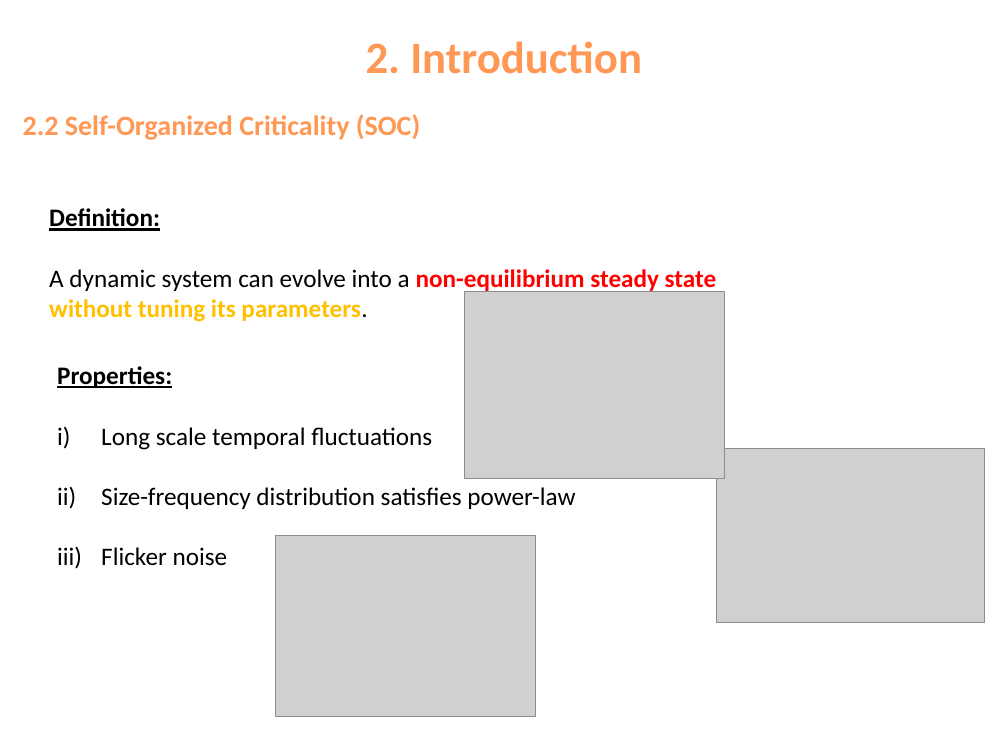
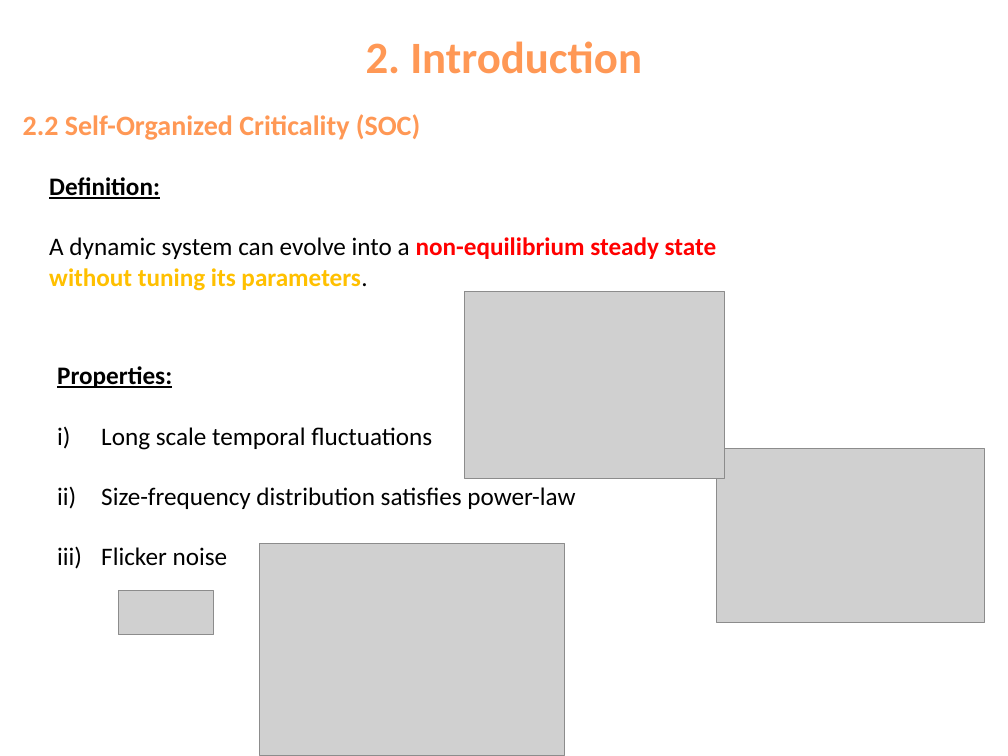
Before and after one commit to geniusszsz/Fire-Phoenix, a slide deck: slide 5 of presentation/presentation FFM&SOC.pptx. Drawn at 1008x756 pixels with LibreOffice and Linux fonts; fonts in the diff are those of the drawing; grey boxes stand for pictures. Boxes give left, top, right and bottom in pixels: in the first picture for what was removed or moved away, otherwise in the second. Text is boxed around its words. In the diff, an @@ line names an element or a change of style, - is before the commit and + after.

```diff
--- a/presentation/presentation FFM&SOC.pptx
+++ b/presentation/presentation FFM&SOC.pptx
@@ text "Definition:": place and size @@
-text "Definition:" at (49,208,717,322)
+text "Definition:" at (49,177,717,291)
@@ picture: place and size @@
-picture at (275,535,535,717)
+picture at (260,543,565,756)
@@ picture added at (118,591,214,635) @@
```
Also in this commit, not shown: 1 other slide changed, 1 other file.
